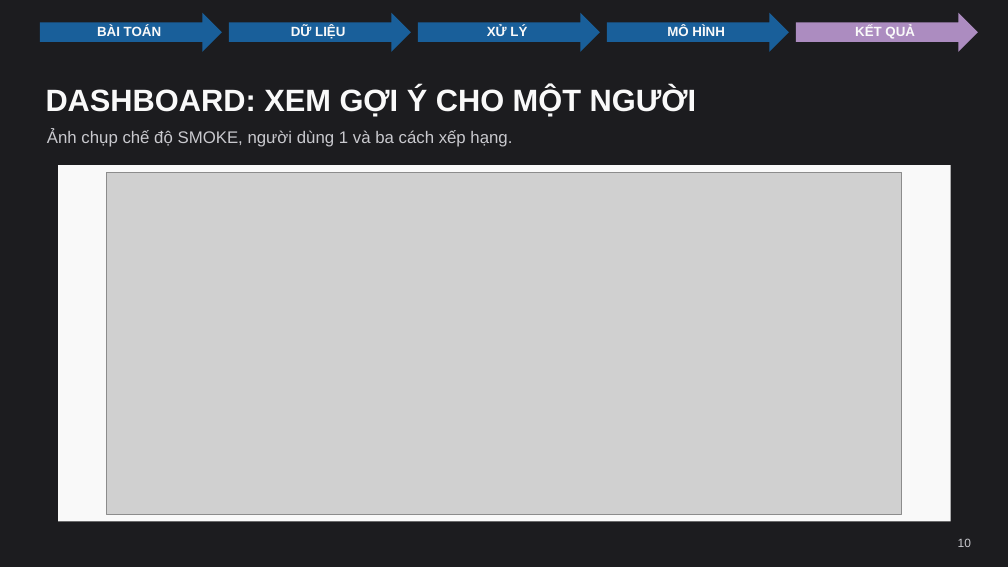
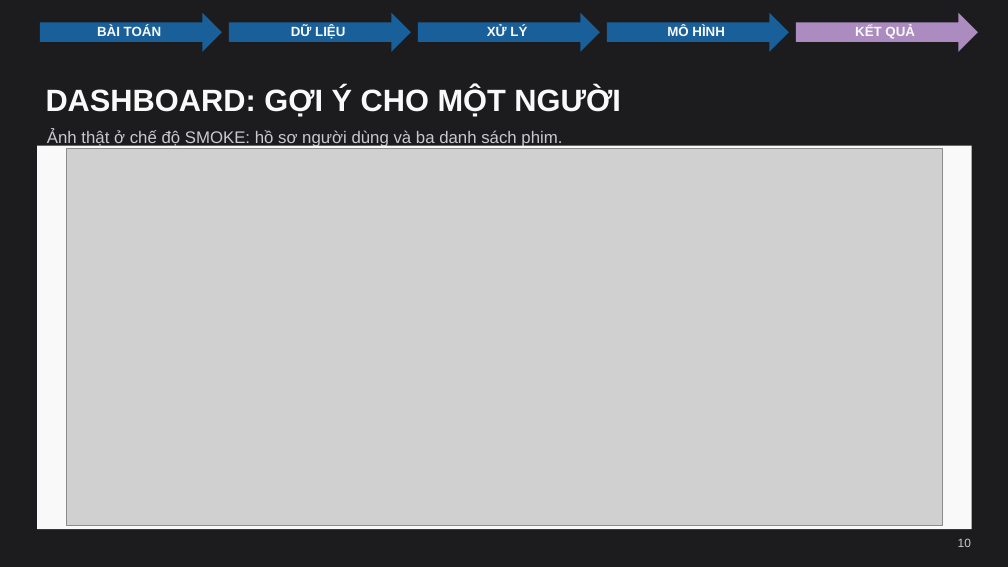
Before and after one commit to thanhdat17102000/netflix-long-term-member-satisfaction-recommender, a slide deck: slide 10 of netflix_long_term_satisfaction/presentations/Nhom9_Netflix_ThuyetTrinh.pptx. Drawn at 1008x567 pixels with LibreOffice and Linux fonts; fonts in the diff are those of the drawing; grey boxes stand for pictures. Boxes give left, top, right and bottom in pixels: in the first picture for what was removed or moved away, otherwise in the second. Text is boxed around its words. In the diff, an @@ line names an element or a change of style, - is before the commit and + after.

Commit message:
Improve presentation cover and dashboard readability

```diff
--- a/netflix_long_term_satisfaction/presentations/Nhom9_Netflix_ThuyetTrinh.pptx
+++ b/netflix_long_term_satisfaction/presentations/Nhom9_Netflix_ThuyetTrinh.pptx
@@ text at [46,87,620,117]: text changed @@
-DASHBOARD: XEM GỢI Ý CHO MỘT NGƯỜI
+DASHBOARD: GỢI Ý CHO MỘT NGƯỜI
@@ rectangle: place and size @@
-rectangle at [58,165,950,521]
+rectangle at [37,146,972,530]
@@ text at [47,130,562,148]: text changed @@
-Ảnh chụp chế độ SMOKE, người dùng 1 và ba cách xếp hạng.
+Ảnh thật ở chế độ SMOKE: hồ sơ người dùng và ba danh sách phim.
@@ picture: place and size @@
-picture at [107,172,902,514]
+picture at [67,149,943,526]
```
Also in this commit, not shown: 1 other slide changed, 1 slide added, 1 slide removed, 2 other files.
